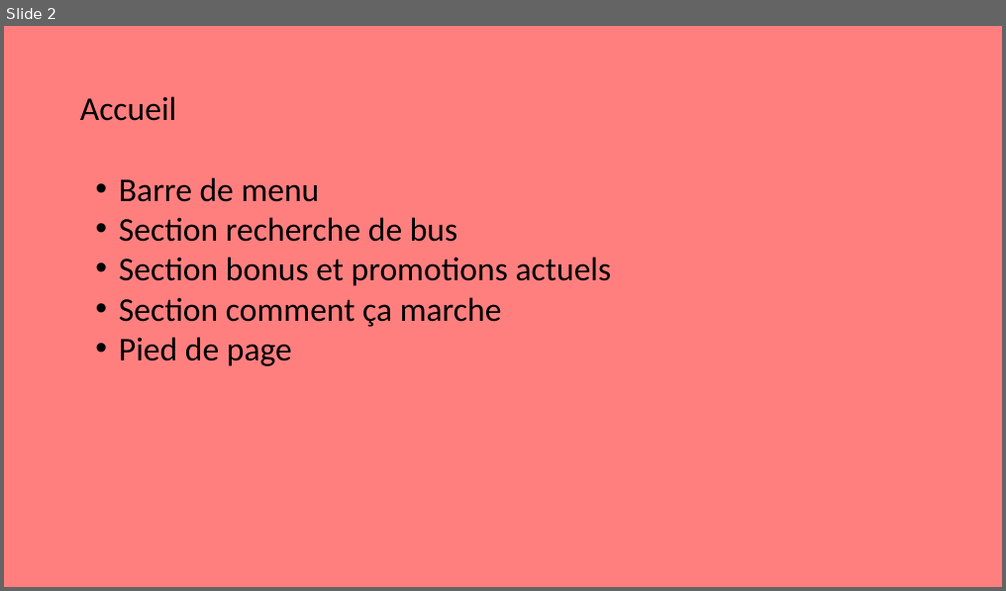
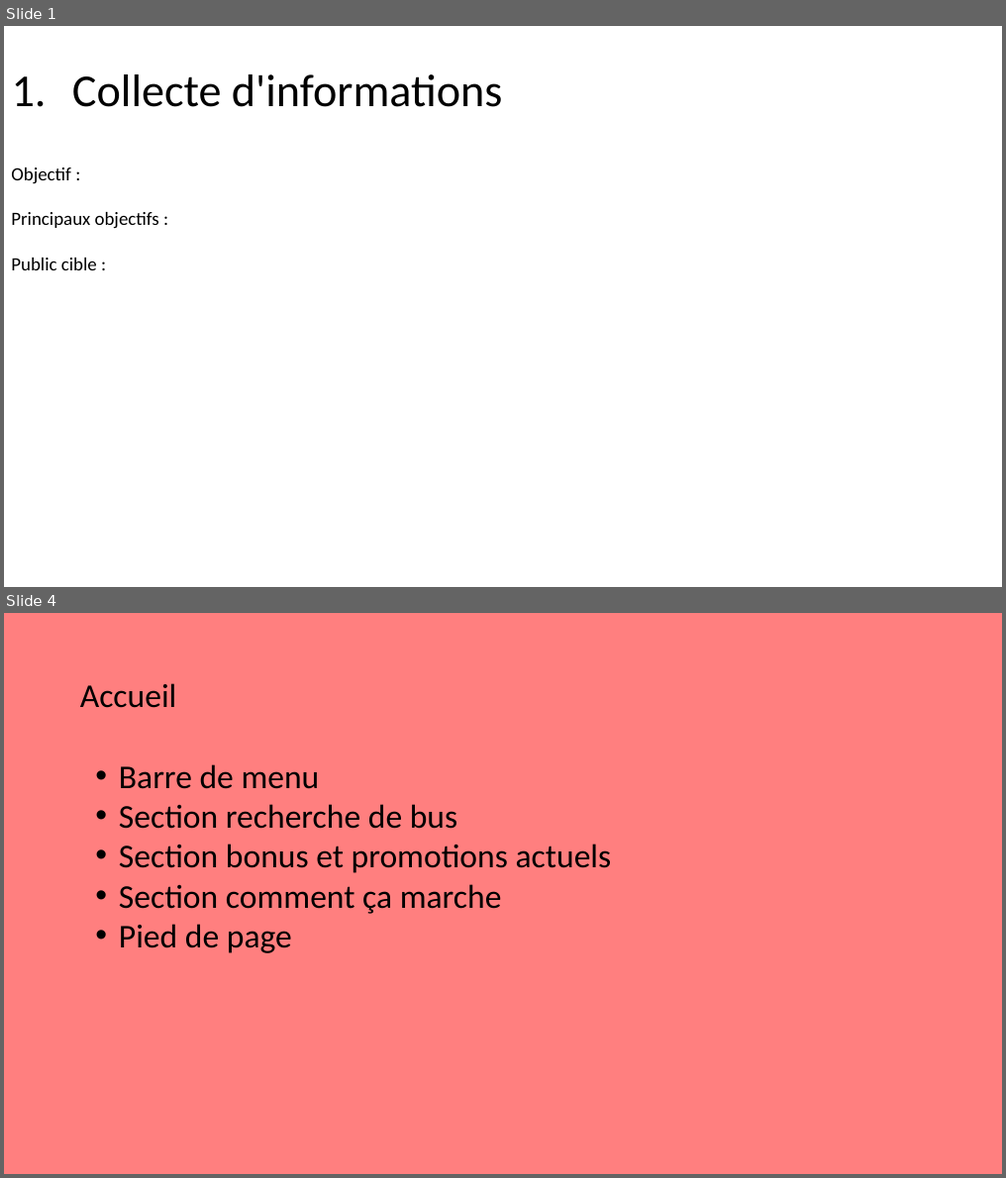
Before and after one commit to Traore-Yao/flash-go-Docs-repo-, a slide deck: maquettes/plan du site.pptx. Shown one above the other, each under a label of ours: slide 2 before the commit, slides 1 and 4 after it; the slides between them are not shown. The pictures are 1006x591 and 1006x1178 pixels, drawn with LibreOffice and Linux fonts; fonts in the diff are those of the drawing. Boxes give left, top, right and bottom in pixels: in the first picture for what was removed or moved away, otherwise in the second. Text is boxed around its words. In the diff, an @@ line names an element or a change of style, - is before the commit and + after.

```diff
--- a/maquettes/plan du site.pptx
+++ b/maquettes/plan du site.pptx
@@ slide 1 added at box(4, 26, 1002, 587), background #FFFFFF @@
@@ title added at box(72, 75, 503, 107), 44 pt, text #000000 @@
+1. Collecte d'informations
@@ text added at box(11, 168, 159, 271), 18 pt, text #000000 @@
+Objectif :
+Principaux objectifs :
+Public cible :
@@ what was slide 2 is now slide 4 @@
```
Also in this commit, not shown: 1 slide changed, 2 other slides added.
